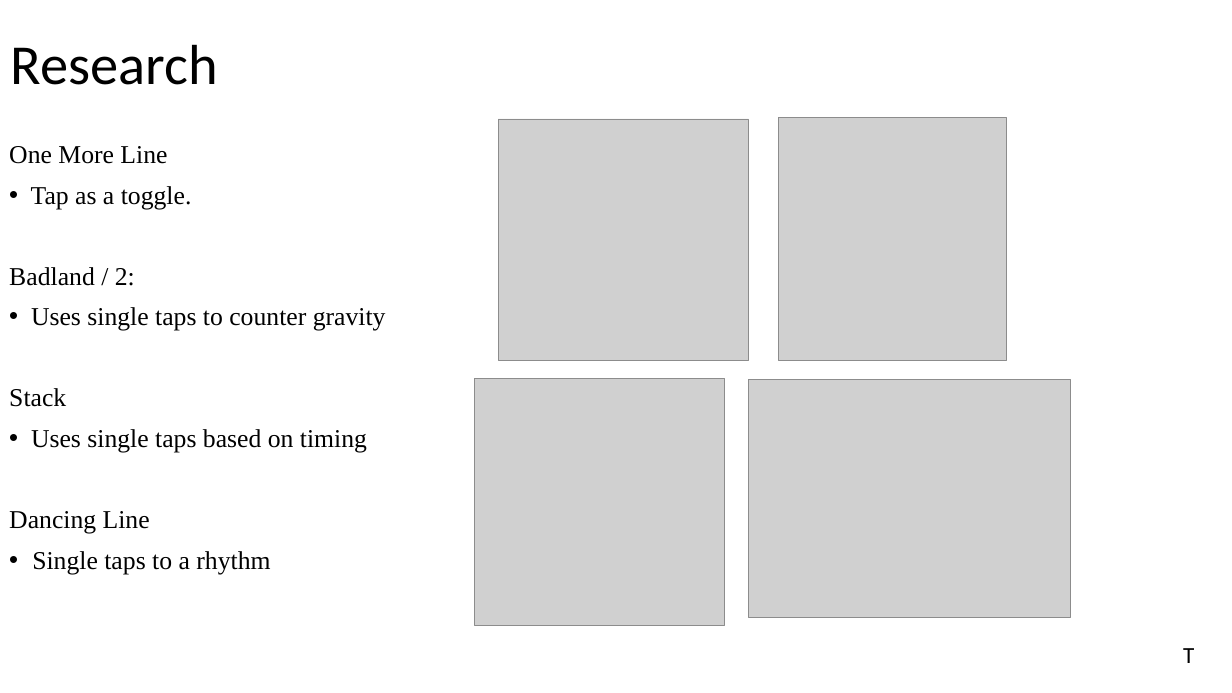
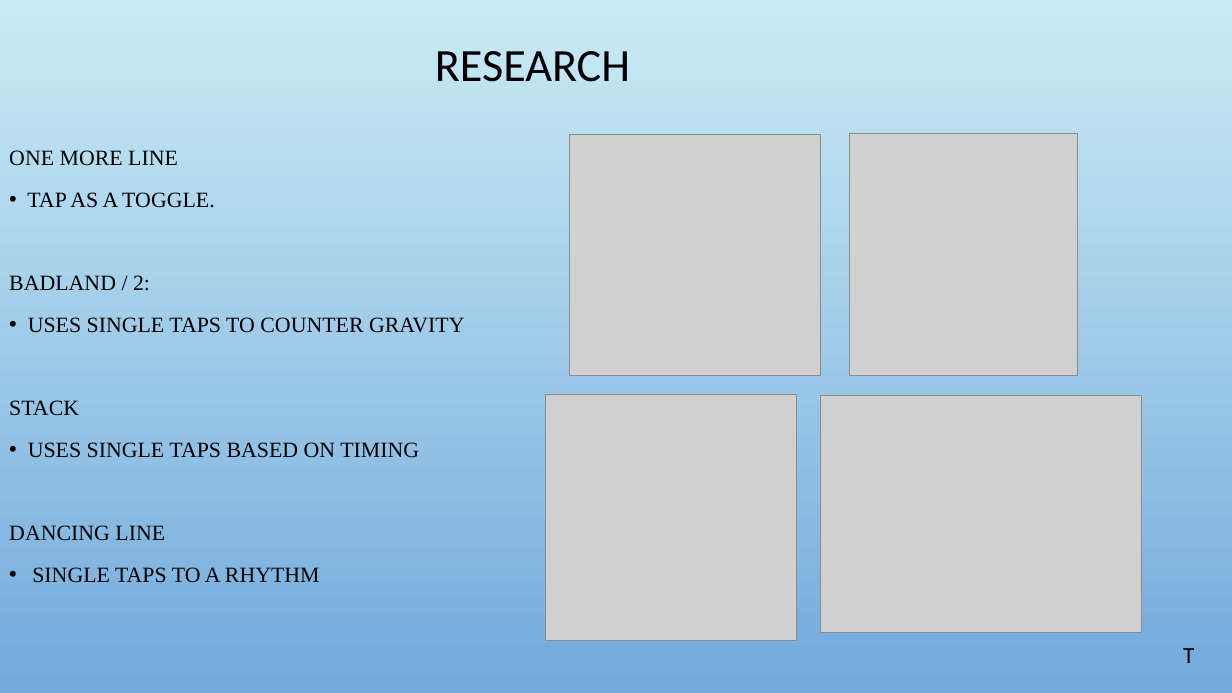
Before and after one commit to UoSGroupProjects1718/dm-bandai-namco-group-9, a slide deck: slide 3 of Presentations/L6 Group 9 Project Masterclass Final Pitch .pptx. Drawn at 1232x693 pixels with LibreOffice and Linux fonts; fonts in the diff are those of the drawing; grey boxes stand for pictures; background and template pictures are left out. Boxes give left, top, right and bottom in pixels: in the first picture for what was removed or moved away, otherwise in the second. Text is boxed around its words. In the diff, an @@ line names an element or a change of style, - is before the commit and + after.

```diff
--- a/Presentations/L6 Group 9 Project Masterclass Final Pitch .pptx
+++ b/Presentations/L6 Group 9 Project Masterclass Final Pitch .pptx
@@ background #FFFFFF to picture (left out) @@
@@ title at [435, 51, 630, 82]: text changed; size 44 to 36 pt @@
-Research
+RESEARCH
@@ 4 pictures: place and size @@
-4 pictures at [474, 118, 1070, 625]
+4 pictures at [546, 134, 1141, 640]
@@ text at [9, 150, 464, 583]: text changed; size 20 to 17 pt @@
-One More Line
-• Tap as a toggle.
-Badland / 2:
-• Uses single taps to counter gravity
-Stack
-• Uses single taps based on timing
-Dancing Line
-• Single taps to a rhythm
+ONE MORE LINE
+• TAP AS A TOGGLE.
+BADLAND / 2:
+• USES SINGLE TAPS TO COUNTER GRAVITY
+STACK
+• USES SINGLE TAPS BASED ON TIMING
+DANCING LINE
+• SINGLE TAPS TO A RHYTHM
```
Also in this commit, not shown: 14 other slides changed.
